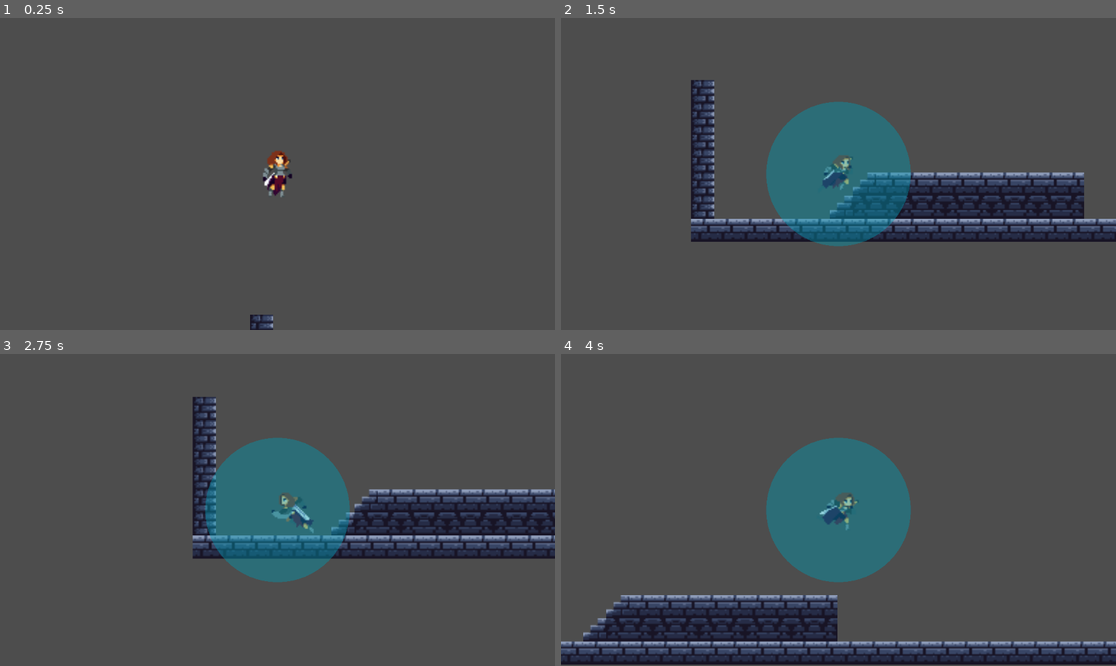
Above: before the commit, frames 1-4 (two rows, left to right).
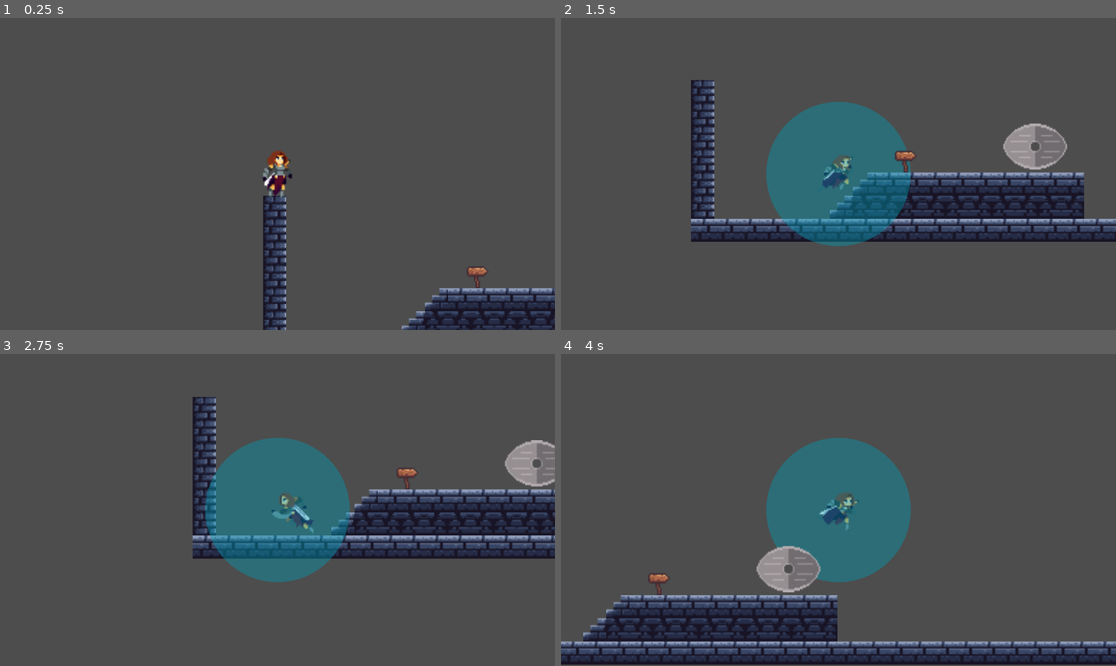
Above: after the commit, the same moments.

Repository: Washington99/musicplatformer
Game: Godot game, scene res://Scenes/test_scene_2.tscn
Same seed, same stepped clock (60 frames per second), same inputs: the game is played once before the commit and once after it.
Inputs:
- Up to frame 1 (0.25 s): no input
- Up to frame 2 (1.5 s): hold D (Right) from 0.53 s (still down); tap 1 (play_instrument) at 0.6 s; tap W (Jump) at 0.77 s; tap U (play_note) at 0.8, 1.35 s
- Up to frame 3 (2.75 s): tap W (Jump) at 1.52 s; tap Space at 1.55 s; release D (Right) at 2.03 s; hold A (Left) from 2.03 s (still down); hold Space from 2.03 s (still down); tap I at 2.3 s
- Up to frame 4 (4 s): release A (Left) at 2.78 s; release Space at 2.78 s; hold D (Right) from 2.78 s (still down); tap I at 2.85 s; tap W (Jump) at 3.02, 3.77 s; tap O at 3.05 s; hold O from 3.53 s (still down); tap 1 (play_instrument) at 3.8 s

The runs differ from the first frame. In frame 1, 4.6% of the frame differs, in the area x 45-100%, y 57-100%; in frame 2, 1.4%; in frame 3, 1.2%; in frame 4, 1.4%.

Commit message:
Mover
Environment interactable that teleports on correct sequence of inputs

Diff:
--- a/Scenes/lifeform.tscn
+++ b/Scenes/lifeform.tscn
@@ -7,7 +7,6 @@
 
 [node name="Lifeform" type="Area2D"]
 script = ExtResource("1_bpuba")
-song_list = Array[String](["res://Assets/Audio/piano_1.wav", "piano_3.wav"])
 
 [node name="TileMapLayer" type="TileMapLayer" parent="."]
 tile_map_data = PackedByteArray(0, 0, 0, 0, 0, 0, 0, 0, 7, 0, 10, 0, 0, 0)
@@ -18,5 +17,7 @@
 shape = SubResource("RectangleShape2D_aqd41")
 
 [node name="AudioStreamPlayer2D" type="AudioStreamPlayer2D" parent="."]
+playback_type = 1
 
+[connection signal="area_entered" from="." to="." method="_on_area_entered"]
 [connection signal="body_entered" from="." to="." method="_on_body_entered"]
--- a/Scenes/mover.tscn
+++ b/Scenes/mover.tscn
@@ -18,4 +18,4 @@
 shape = SubResource("RectangleShape2D_1j0qo")
 
 [connection signal="area_entered" from="." to="." method="_on_area_entered"]
-[connection signal="body_entered" from="." to="." method="_on_body_entered"]
+[connection signal="ready" from="." to="." method="_on_ready"]
--- a/Scenes/test_scene_2.tscn
+++ b/Scenes/test_scene_2.tscn
@@ -1,7 +1,9 @@
-[gd_scene load_steps=3 format=4 uid="uid://bjl3682kcg67m"]
+[gd_scene load_steps=5 format=4 uid="uid://bjl3682kcg67m"]
 
 [ext_resource type="TileSet" uid="uid://bl2o7yp2wf0hx" path="res://Assets/tilemap.tres" id="1_61y0p"]
 [ext_resource type="PackedScene" uid="uid://cjyf3dk4bye4q" path="res://Scenes/player.tscn" id="2_5u7cw"]
+[ext_resource type="PackedScene" uid="uid://d4ibfvrqimumk" path="res://Scenes/mover.tscn" id="3_toew8"]
+[ext_resource type="PackedScene" uid="uid://c54iwrw1m1gi" path="res://Scenes/lifeform.tscn" id="4_rqb20"]
 
 [node name="test_scene2" type="Node2D"]
 
@@ -11,6 +13,23 @@
 tile_set = ExtResource("1_61y0p")
 
 [node name="CharacterBody2D" parent="." instance=ExtResource("2_5u7cw")]
+position = Vector2(-9, 113)
 
 [node name="Camera2D" type="Camera2D" parent="CharacterBody2D"]
 zoom = Vector2(3, 3)
+
+[node name="mover" parent="." node_paths=PackedStringArray("note_hint", "dest_for_decreasing", "dest_for_increasing") instance=ExtResource("3_toew8")]
+position = Vector2(195, 156)
+note_hint = NodePath("../Lifeform")
+dest_for_decreasing = NodePath("../Node2D")
+dest_for_increasing = NodePath("../Node2D2")
+
+[node name="Lifeform" parent="." instance=ExtResource("4_rqb20")]
+position = Vector2(121, 174)
+song_list = Array[String](["piano_1", "piano_3", "piano_5", "violin_1"])
+
+[node name="Node2D2" type="Node2D" parent="."]
+position = Vector2(426, 206)
+
+[node name="Node2D" type="Node2D" parent="."]
+position = Vector2(625, 39)
--- a/Scripts/lifeform.gd
+++ b/Scripts/lifeform.gd
@@ -4,11 +4,20 @@
 
 @export var song_list: Array[String]
 
-func _on_body_entered(body: Node2D) -> void:
+#func _on_body_entered(body: Node2D) -> void:
+	#if Input.is_key_pressed(KEY_SPACE):
+		#for audio in song_list:
+			#var music_player = "res://Assets/Audio/" + audio + ".wav"
+			#
+			#$AudioStreamPlayer2D.stream = ResourceLoader.load(music_player)
+			#$AudioStreamPlayer2D.play()
+			#await $AudioStreamPlayer2D.finished
 
-		for audio in song_list:
-			var music_player = "res://Assets/Audio/" + audio + ".wav"
 
-			$AudioStreamPlayer2D.stream = ResourceLoader.load(music_player)
-			$AudioStreamPlayer2D.play()
-			await $AudioStreamPlayer2D.finished
+func _on_area_entered(area: Area2D) -> void:
+	for audio in song_list:
+		var music_player = "res://Assets/Audio/" + audio + ".wav"
+
+		$AudioStreamPlayer2D.stream = ResourceLoader.load(music_player)
+		$AudioStreamPlayer2D.play()
+		await $AudioStreamPlayer2D.finished
--- a/Scripts/mover.gd
+++ b/Scripts/mover.gd
@@ -1,16 +1,74 @@
 extends Area2D
+
+
 
 @export var note_hint: Lifeform
 
+@export var dest_for_decreasing: Node2D
+@export var dest_for_increasing: Node2D
+@export var num_notes_to_play: int = 3
+
+var states: Array[String] = ["zero", "first", "second_dec", "second_inc",]
+var current_state: String = states[0]
+
+#var current_note: int = 0
+#var current_instrument: String = ""
+#var seq_direction: int = 0
+var temp: Array[int] = [1,3,5]
+var note_sequence: Array[String] = ["piano_5", "piano_1", "piano_3", "piano_5", "piano_1"]
+
+func _on_ready() -> void:
+	var mover_note = note_hint.song_list[0].split("_")
+	var instrument_to_use: String = mover_note[0]
+	var note_to_play: int = int(mover_note[1])
+
+	#var i = 0
+	#while i < num_notes_to_play:
+		#note_sequence[i] = instrument_to_use + "_" + str(note_to_play)
+		#pass
+
 func _on_area_entered(area: Area2D) -> void:
-	var notes: MusicNode = area.get_parent()
-	print("")
-	if notes.note_played in note_hint.song_list:
-		print("yes")
+	var music_resolver: MusicResolver = area.get_parent()
+	var music_played: String = music_resolver.instrument_played + "_" + str(music_resolver.note_played)
 
 
-func _on_body_entered(body: Player) -> void:
-	var notes: MusicResolver = body.get_child()
-	print("")
-	if notes.note_played in note_hint.song_list:
-		print("yes")
+	#var num_notes: int = 3
+	#var adjacent_notes: Array[String] = [
+		#current_instrument + "_" + str(fposmod(current_note - 2, num_notes)),
+		#current_instrument + "_" + str(fposmod(current_note + 2, num_notes))
+		#]
+	#print(adjacent_notes)
+	#
+	#if current_state == states[2] and seq_direction:
+		#print("good sequence")
+		#
+	#elif current_state == states[1] and music_played in adjacent_notes:
+		#current_note = music_resolver.note_played
+		#current_instrument = music_resolver.instrument_played
+		#
+		### adjacent_notes[0] indicates decreasing pitch
+		### adjacent_notes[1] indicates increasing pitch
+		#seq_direction = adjacent_notes.find(music_played)
+		#current_state = states[2]
+		#print(seq_direction)
+
+	if current_state == states[0] and music_played == note_sequence[2]:
+		print(fposmod(-1, 3))
+		current_state = states[1]
+
+	elif current_state == states[1] and music_played == note_sequence[1]:
+		current_state = states[2]
+	elif current_state == states[1] and music_played == note_sequence[3]:
+		current_state = states[3]
+
+	elif current_state == states[2] and music_played == note_sequence[0]:
+		var player: Player = area.get_parent().get_parent()
+		player.transform = dest_for_decreasing.transform
+		current_state = states[0]
+	elif current_state == states[3] and music_played == note_sequence[4]:
+		var player: Player = area.get_parent().get_parent()
+		player.transform = dest_for_increasing.transform
+		current_state = states[0]
+
+	else:
+		current_state = states[0]
--- a/Scripts/music_resolver.gd
+++ b/Scripts/music_resolver.gd
@@ -2,7 +2,7 @@
 
 class_name MusicResolver
 
-var note_played: String = ""
+var note_played: int = 0 # A note that is never defined
 var instrument_played: String = "piano"
 
 func _draw() -> void:
@@ -14,13 +14,9 @@
 	resolve_instrument()
 	resolve_music_key()
 
-	if instrument_played != "" and note_played != "":
+	if !$".".playing and instrument_played != "" and note_played != 0:
 
-		var music_player = "res://Assets/Audio/" + instrument_played + "_" + note_played + ".wav"
-		## Prevents switching bug that happens when an instrument is switched
-		## In the middle of play_music() causing the instrument played to switch
-		## To the new one instead of finishing first
-		note_played = ""
+		var music_player = "res://Assets/Audio/" + instrument_played + "_" + str(note_played) + ".wav"
 
 		$Area2D/CollisionShape2D.disabled = false
 		queue_redraw()
@@ -42,13 +38,18 @@
 	if Input.is_key_pressed(KEY_2):
 		instrument_played = "violin"
 
+	## Prevents switching bug that happens when an instrument is switched
+	## In the middle of play_music() causing the instrument played to switch
+	## To the new one instead of finishing first
+	note_played = 0
+
 
 func resolve_music_key () -> void:
 	if Input.is_key_pressed(KEY_U):
-		note_played = "1"
+		note_played = 1
 
 	elif Input.is_key_pressed(KEY_I):
-		note_played = "3"
+		note_played = 3
 
 	elif Input.is_key_pressed(KEY_O):
-		note_played = "5"
+		note_played = 5
